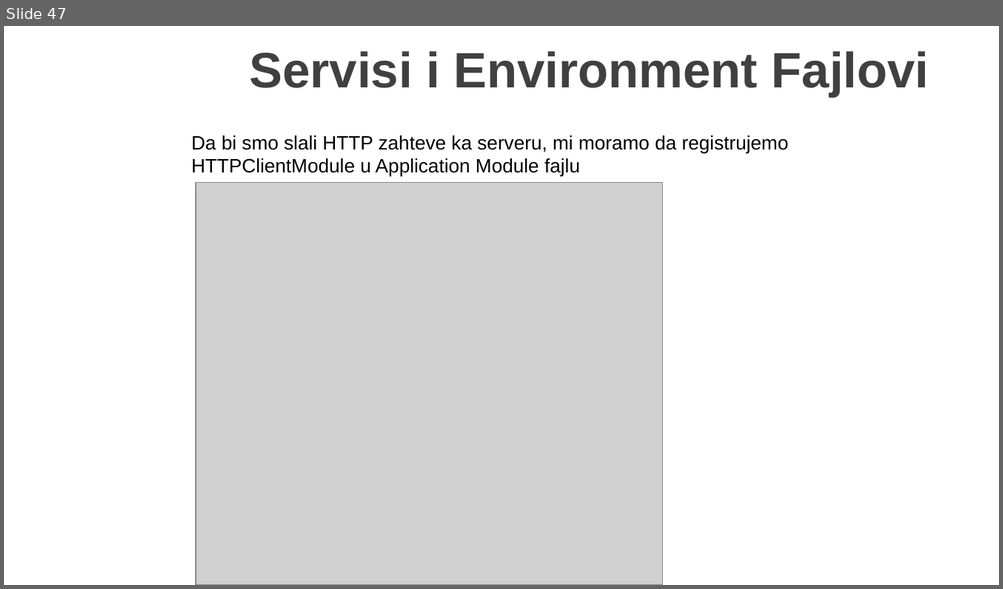
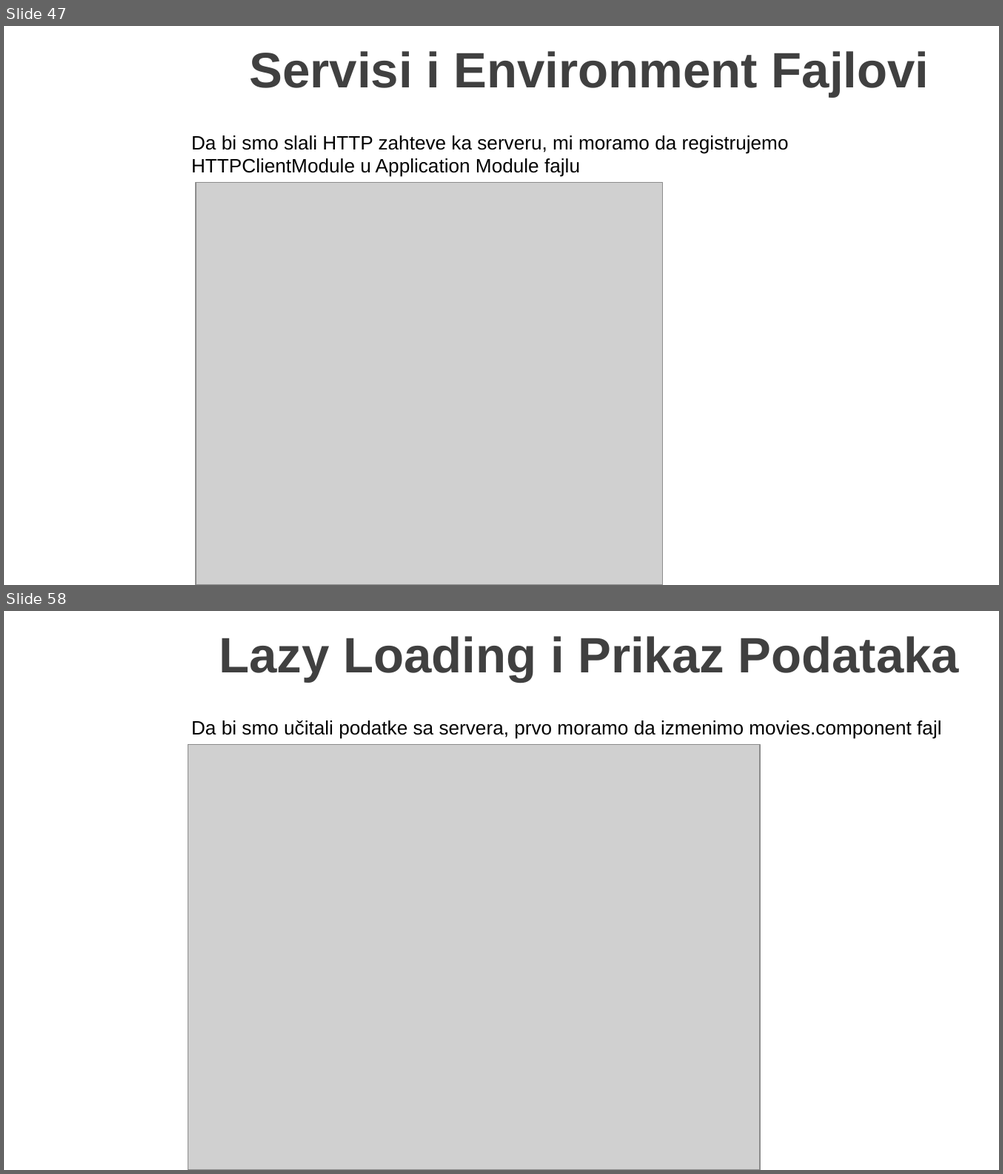
Before and after one commit to MarinkoSpasojevic/predavanje-netcore-angular, a slide deck: .NET Core i Angular Web Dev.pptx. Shown one above the other, each under a label of ours: slide 47 before the commit, slides 47 and 58 after it; the slides between them are not shown. The pictures are 1003x589 and 1003x1174 pixels, drawn with LibreOffice and Linux fonts; fonts in the diff are those of the drawing; grey boxes stand for pictures; background and template pictures are left out. Boxes give left, top, right and bottom in pixels: in the first picture for what was removed or moved away, otherwise in the second. Text is boxed around its words. In the diff, an @@ line names an element or a change of style, - is before the commit and + after.

```diff
--- a/.NET Core i Angular Web Dev.pptx
+++ b/.NET Core i Angular Web Dev.pptx
@@ slide 58 added at <box>4,611,999,1170</box>, background picture (left out) @@
@@ title added at <box>219,636,959,682</box>, 36 pt, text #404040, bold @@
+Lazy Loading i Prikaz Podataka
@@ text added at <box>191,721,941,739</box>, 14 pt, text #000000 @@
+Da bi smo učitali podatke sa servera, prvo moramo da izmenimo movies.component fajl
@@ picture added at <box>188,745,760,1170</box> @@
```
Also in this commit, not shown: 2 slides changed, 23 other slides added, 1 slide removed, 17 other files.
